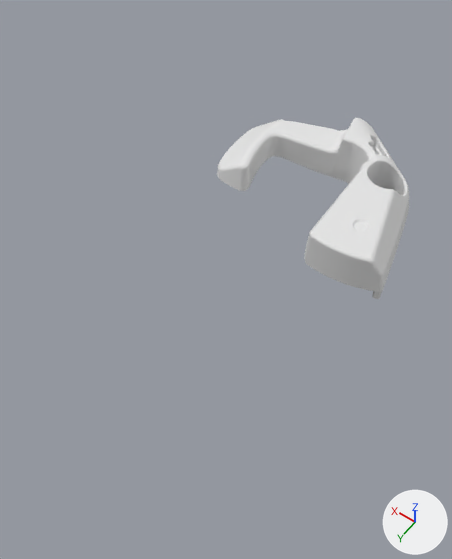
What one commit did to the OBJ model PadForge.App/3DModels/SteamController/LeftGrip.obj.
Before and after are seen from a camera (50 mm lens) standing at (-88.2, 77.4, 82.5) and looking at (-56.7, 33.2, 13.1). Arrows for +X, +Y and +Z are at lower right; the lights stay in place. The older version comes first. Where no turn or scale is listed for an object, it has been applied to the vertices. Vertices at exactly the same position are counted once.

Names of what the first picture shows: 'LeftGrip'.
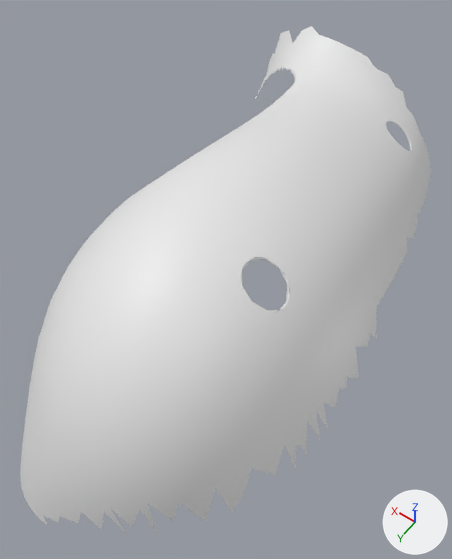
The change in detail:
me_leftgrip is used by ob_leftgrip; location (0.0, 0.0, 0.0).
me_leftgrip had 2182 vertices, 4363 faces and spanned x -74.3..-36.1, y -11.2..19.8, z 1.7..13.4.
me_leftgrip now has 3210 vertices, 6052 faces and spans x -79.3..-32.9, y -11.2..70.8, z -2.4..33.6.
me_leftgrip part 1: a new loose piece of 872 vertices spanning x -79.3..-35.4, y -9.7..70.8, z 1.2..33.6.
Other edits to the shape of me_leftgrip do not show in these pictures.

Boxes (x1, y1, x2, y2) around the edits, measured in the pictures (452 x 559 px):
'LeftGrip', reshaped (113% wider, 179% taller): before (217, 118, 409, 299); after (20, 26, 431, 533)
part 1 of me_leftgrip, added: after (20, 26, 431, 533)
